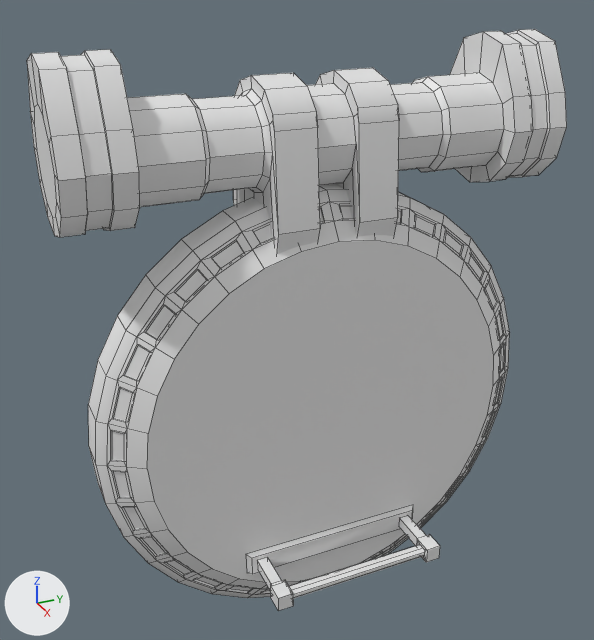
The FBX model Assets/Models/vault_door.fbx as it was, and as the next commit left it.
Before and after are seen from a camera (50 mm lens) standing at (2.96, -3.77, 7.68) and looking at (-4.92, -0.22, 3.74). The axes (+X, +Y, +Z) are drawn at lower left. The lights are the same throughout. Mesh edges are drawn as thin lines. Where no turn or scale is listed for an object, it has been applied to the vertices.

Names of what the first picture shows: 'vault door'.
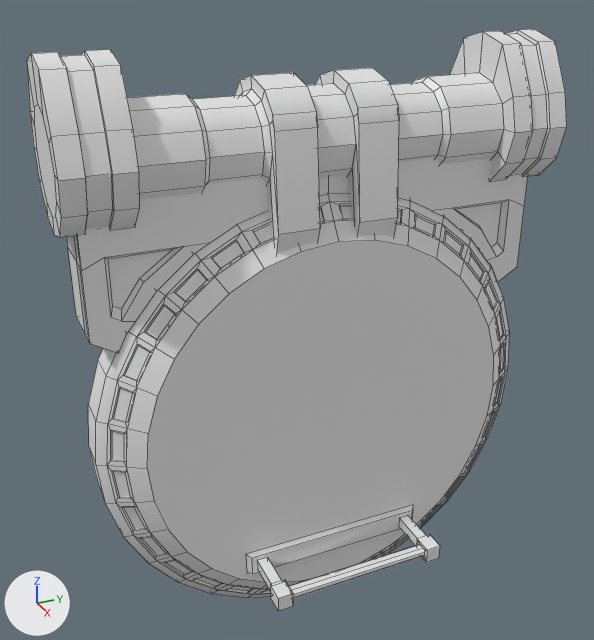
Boxes [x1, y1, x2, y2] around the edits, measured in the pictures (594 x 640 px):
'vault_back T7', added: after [67, 158, 528, 353]

Edits to the bpy script that builds the scene:
```text
Add me_cube_029:
    me_cube_029.from_pydata(...)  # 93 vertices, 62 faces; spans x -0.37..0.37, y -2.62..2.62, z -1.31..0.85
Add ob_vault_back_t7:
    ob_vault_back_t7 = bpy.data.objects.new('vault_back T7', me_cube_029)
    ob_vault_back_t7.location = (-4.98, 0.0, 5.21)
```
